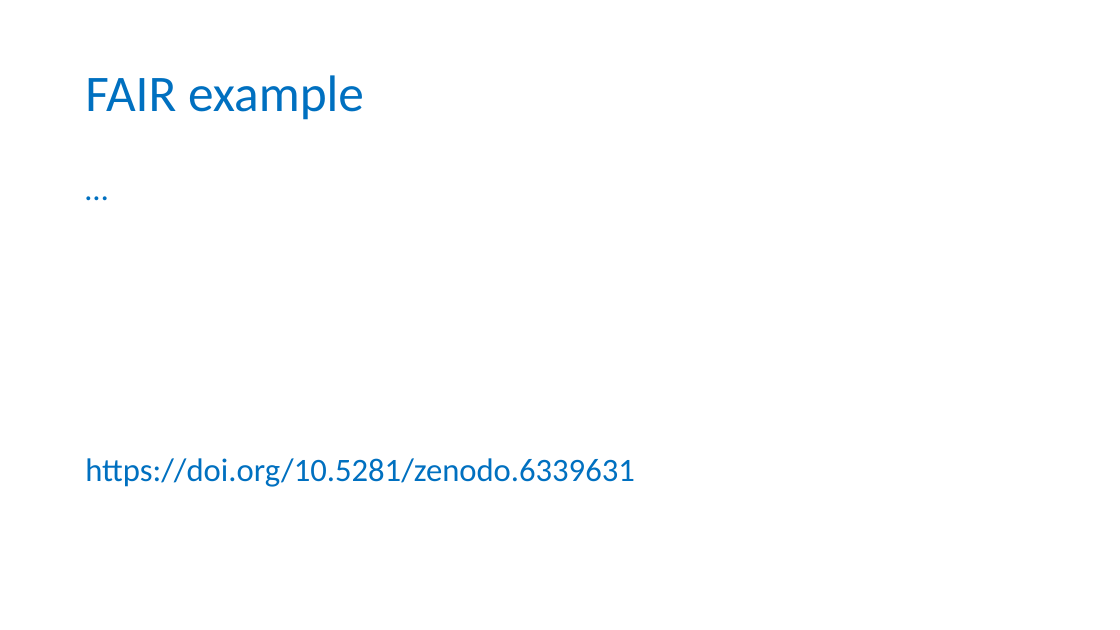
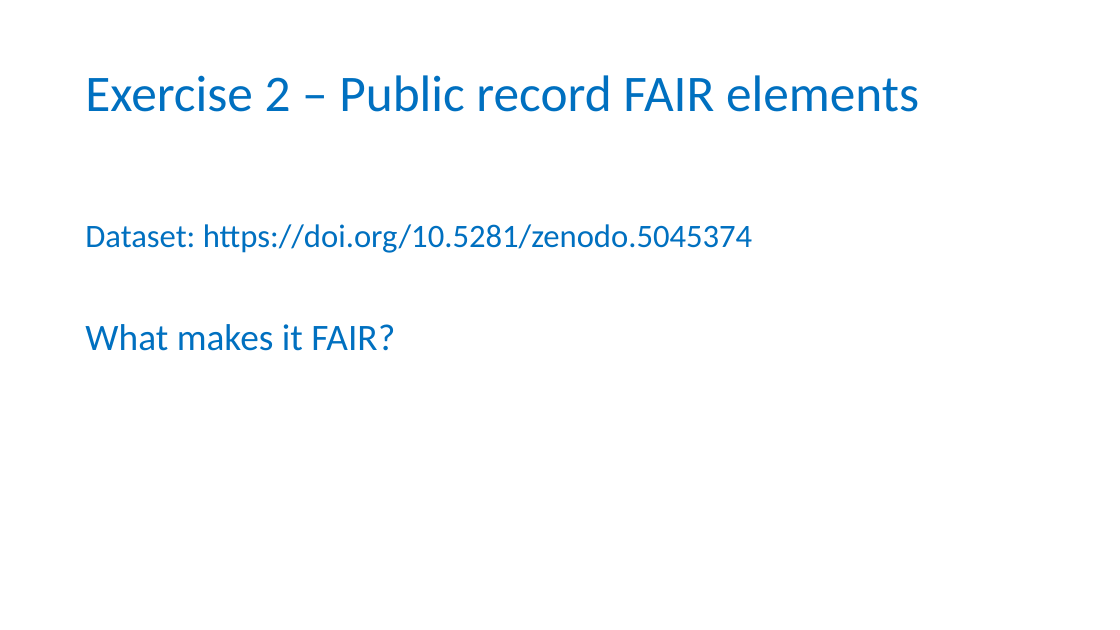
Before and after one commit to carpentries-incubator/fair-for-leaders, a slide deck: slide 14 of instructors/02-Being_FAIR.pptx (slide 15 before the commit). Drawn at 1120x630 pixels with LibreOffice and Linux fonts; fonts in the diff are those of the drawing; background and template pictures are left out. Boxes give left, top, right and bottom in pixels: in the first picture for what was removed or moved away, otherwise in the second. Text is boxed around its words. In the diff, an @@ line names an element or a change of style, - is before the commit and + after.

Commit message:
updated being FAIR exercise

```diff
--- a/instructors/02-Being_FAIR.pptx
+++ b/instructors/02-Being_FAIR.pptx
@@ title at bbox=[85, 75, 919, 112]: text changed @@
-FAIR example
+Exercise 2 – Public record FAIR elements
@@ text at bbox=[85, 224, 752, 351]: text changed @@
-…
-https://doi.org/10.5281/zenodo.6339631
+Dataset: https://doi.org/10.5281/zenodo.5045374
+What makes it FAIR?
```
Also in this commit, not shown: 3 other slides changed.
